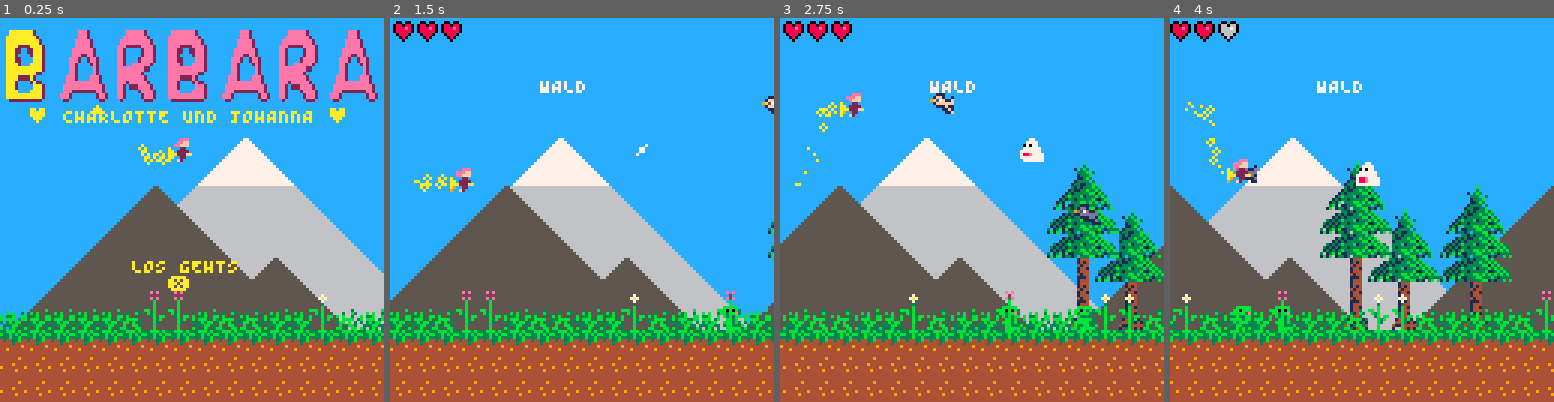
Above: before the commit, frames 1-4 (left to right).
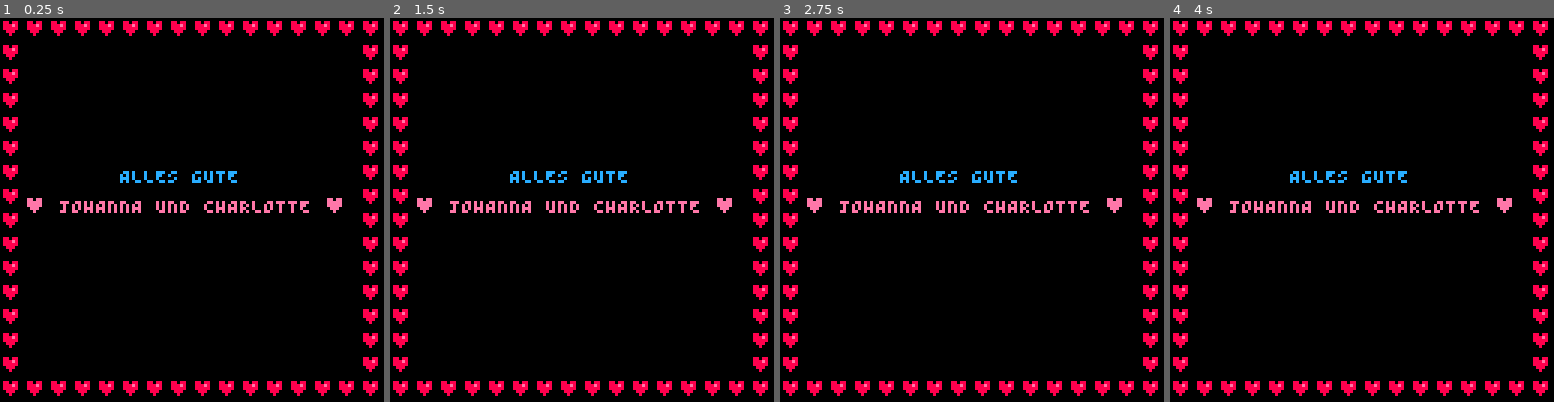
Above: after the commit, the same moments.

Repository: theGEBIRGE/BARBARA
Game: PICO-8 cartridge barbara.p8
Two runs of this game, one before a commit and one after it. Both use one fixed random seed, a clock stepped at 60 frames per second and the inputs below.
Inputs:
- Up to frame 1 (0.25 s): no input
- Up to frame 2 (1.5 s): tap X (X key) at 0.33, 1.07 s
- Up to frame 3 (2.75 s): tap X (X key) at 1.85 s; hold Up 2.15-2.42 s
- Up to frame 4 (4 s): tap X (X key) at 2.97 s; hold Down 3.63-3.97 s

The runs differ from the first frame. In frame 1, 100% of the frame differs, in the area x 0-100%, y 0-100%; in frame 2, 99%; in frame 3, 99%; in frame 4, 99%.

Commit message:
Change credit screen

Diff:
--- a/barbara.p8
+++ b/barbara.p8
@@ -7,7 +7,7 @@
 function _init()
   init_globals()
   init_objects()
-  change_scene("START")
+  change_scene("CREDITS")
 end
 
 function init_globals()
@@ -473,30 +473,16 @@
   scenes["CREDITS"] = {
     init = function(self)
       sfx(16)
-      self.clr = 0
-      self.radii = {}
-      for i=0, -40, -5 do
-        add(self.radii, i)
-      end
-      self.r = 0
     end,
     update = function(self)
-      for i=1, #self.radii do
-        local r = self.radii[i]
-        if (r > 88) then
-          r = 0
-        else
-          r += 0.5
-        end
-        self.radii[i] = r
-        self.clr = (self.clr + 1) % 16
-      end
     end,
     draw = function(self)
-      cls()
+      cls(0)
+      pal(15, 0)
+      map(32, 48, 0, 0, 16, 16)
+      pal()
       print("ALLES GUTE", 40, 50, 12)
       print("♥ JOHANNA UND CHARLOTTE ♥", 8, 60, 14)
-      foreach(self.radii, function(r) circ(64, 64, r, 9) end)
     end
   }
 end
@@ -1368,37 +1354,37 @@
 4777774944444449444449443bb0b030303b3bb084414141000b3000000000004040040450555500000555550000000000000000000000000000000000000000
 4707074444944444444444440b03bb300333bb3341114444000b000000000000404004040005ddd500d5ddd50000000000000000000000000000000000000000
 444444444444444444444444bb300bb0b303b30318814141000b0000000000004444444400555505055555550000000000000000000000000000000000000000
+00000000000000000000000000000000000000000000000000000000000000000303030303030303030303030303030300000000000000000000000000000000
 00000000000000000000000000000000000000000000000000000000000000000000000000000000000000000000000000000000000000000000000000000000
+00000000000000000000000000000000000000000000000000000000000000000300000000000000000000000000000300000000000000000000000000000000
+000000000000000000000000000000000000000000000000000000000000000000000000000000000000000000000000000000000000000000000000c8d8e8f8
+00000000000000000000000000000000000000000000000000000000000000000300000000000000000000000000000300000000000000000000000000000000
+000000000000000000000000000000000000000000000000000000000000000000000000000000000000000000000000000000000000000000000000c9d9e9f9
+00000000000000000000000000000000000000000000000000000000000000000300000000000000000000000000000300000000000000000000000000000000
+000000000000000000000000000000000000000000000000000000000000000000000000000000000000000000000000000000000000000000000000cadaeafa
+00000000000000000000000000000000000000000000000000000000000000000300000000000000000000000000000300000000000000000000000000000000
+000000000000000000000000000000000000000000000000000000000000000000000000000000000000000000000000000000000000000000000000cbdbebfb
+00000000000000000000000000000000000000000000000000000000000000000300000000000000000000000000000300000000000000000000000000000000
 00000000000000000000000000000000000000000000000000000000000000000000000000000000000000000000000000000000000000000000000000000000
+00000000000000000000000000000000000000000000000000000000000000000300000000000000000000000000000300000000000000000000000000000000
 00000000000000000000000000000000000000000000000000000000000000000000000000000000000000000000000000000000000000000000000000000000
-000000000000000000000000000000000000000000000000000000000000000000000000000000000000000000000000000000000000000000000000c8d8e8f8
+00000000000000000000000000000000000000000000000000000000000000000300000000000000000000000000000300000000000000000000000000000000
 00000000000000000000000000000000000000000000000000000000000000000000000000000000000000000000000000000000000000000000000000000000
-000000000000000000000000000000000000000000000000000000000000000000000000000000000000000000000000000000000000000000000000c9d9e9f9
+00000000000000000000000000000000000000000000000000000000000000000300000000000000000000000000000300000000000000000000000000000000
 00000000000000000000000000000000000000000000000000000000000000000000000000000000000000000000000000000000000000000000000000000000
-000000000000000000000000000000000000000000000000000000000000000000000000000000000000000000000000000000000000000000000000cadaeafa
+00000000000000000000000000000000000000000000000000000000000000000300000000000000000000000000000300000000000000000000000000000000
 00000000000000000000000000000000000000000000000000000000000000000000000000000000000000000000000000000000000000000000000000000000
-000000000000000000000000000000000000000000000000000000000000000000000000000000000000000000000000000000000000000000000000cbdbebfb
+aa9a00aa9a00aa9a00aa9a00aa9a00aa9a00aa9a00aa9a00aa9a00aa9a0000000300000000000000000000000000000300000000000000000000000000000000
 00000000000000000000000000000000000000000000000000000000000000000000000000000000000000000000000000000000000000000000000000000000
+ab9b00a98a009b8a009b8a00a98a008aa900ab9b00a98a00ab9b008a8a0000000300000000000000000000000000000300000000000000000000000000000000
 00000000000000000000000000000000000000000000000000000000000000000000000000000000000000000000000000000000000000000000000000000000
+8a8aaa8a8a8a8a8aaa8a8a8a8a8aab8a8a8a8a8aab8a8a8a8a8a8a8a8a8a00000300000000000000000000000000000300000000000000000000000000000000
 00000000000000000000000000000000000000000000000000000000000000000000000000000000000000000000000000000000000000000000000000000000
+8a9b8a8a8a8bab8a8a8a9a8baa8a8a8a9a8b8a8a8a8a8a8ba98a8a8a8a8b00000300000000000000000000000000000300000000000000000000000000000000
 00000000000000000000000000000000000000000000000000000000000000000000000000000000000000000000000000000000000000000000000000000000
+8a8a8a9b8a8a8a8aab8a8a8a8a8a8a8a8a8a8a8a8a8a8a8a8a8a8aa98a8a00000300000000000000000000000000000300000000000000000000000000000000
 00000000000000000000000000000000000000000000000000000000000000000000000000000000000000000000000000000000000000000000000000000000
-00000000000000000000000000000000000000000000000000000000000000000000000000000000000000000000000000000000000000000000000000000000
-00000000000000000000000000000000000000000000000000000000000000000000000000000000000000000000000000000000000000000000000000000000
-00000000000000000000000000000000000000000000000000000000000000000000000000000000000000000000000000000000000000000000000000000000
-00000000000000000000000000000000000000000000000000000000000000000000000000000000000000000000000000000000000000000000000000000000
-00000000000000000000000000000000000000000000000000000000000000000000000000000000000000000000000000000000000000000000000000000000
-aa9a00aa9a00aa9a00aa9a00aa9a00aa9a00aa9a00aa9a00aa9a00aa9a0000000000000000000000000000000000000000000000000000000000000000000000
-00000000000000000000000000000000000000000000000000000000000000000000000000000000000000000000000000000000000000000000000000000000
-ab9b00a98a009b8a009b8a00a98a008aa900ab9b00a98a00ab9b008a8a0000000000000000000000000000000000000000000000000000000000000000000000
-00000000000000000000000000000000000000000000000000000000000000000000000000000000000000000000000000000000000000000000000000000000
-8a8aaa8a8a8a8a8aaa8a8a8a8a8aab8a8a8a8a8aab8a8a8a8a8a8a8a8a8a00000000000000000000000000000000000000000000000000000000000000000000
-00000000000000000000000000000000000000000000000000000000000000000000000000000000000000000000000000000000000000000000000000000000
-8a9b8a8a8a8bab8a8a8a9a8baa8a8a8a9a8b8a8a8a8a8a8ba98a8a8a8a8b00000000000000000000000000000000000000000000000000000000000000000000
-00000000000000000000000000000000000000000000000000000000000000000000000000000000000000000000000000000000000000000000000000000000
-8a8a8a9b8a8a8a8aab8a8a8a8a8a8a8a8a8a8a8a8a8a8a8a8a8a8aa98a8a00000000000000000000000000000000000000000000000000000000000000000000
-00000000000000000000000000000000000000000000000000000000000000000000000000000000000000000000000000000000000000000000000000000000
-9b8a8a8a8a8a8a8a8a8a8a8aab8a8a8a8a8a8a8a8aa98a8a8a8a8a8a8a8a00000000000000000000000000000000000000000000000000000000000000000000
+9b8a8a8a8a8a8a8a8a8a8a8aab8a8a8a8a8a8a8a8aa98a8a8a8a8a8a8a8a00000303030303030303030303030303030300000000000000000000000000000000
 
 
 
Not shown, changed: barbara.js
